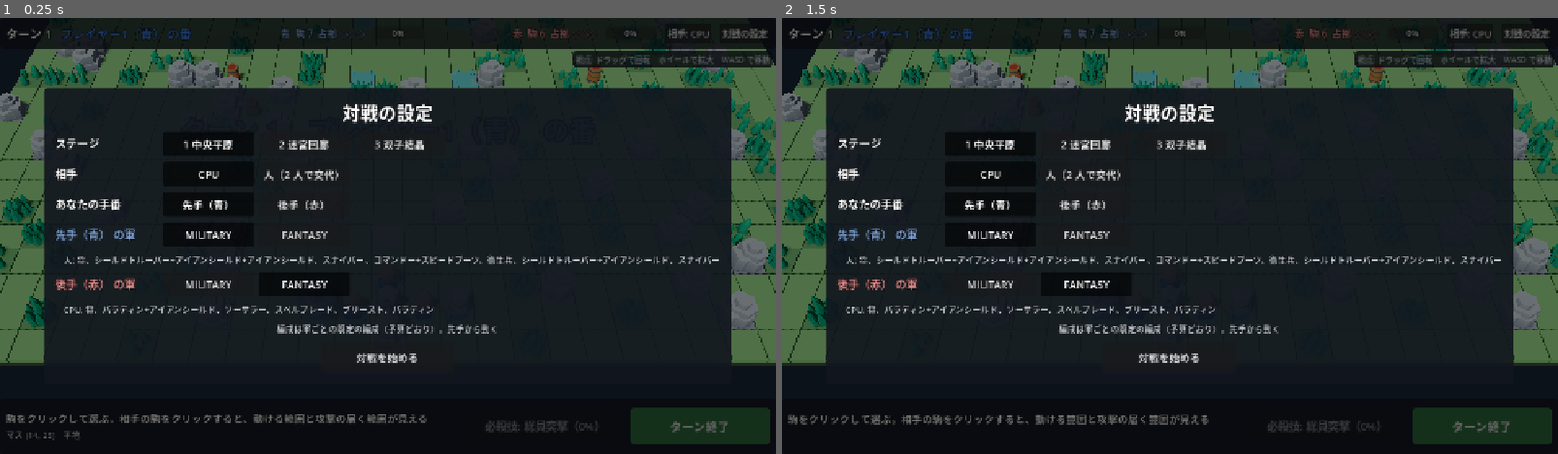
Above: before the commit, frames 1-2 (left to right).
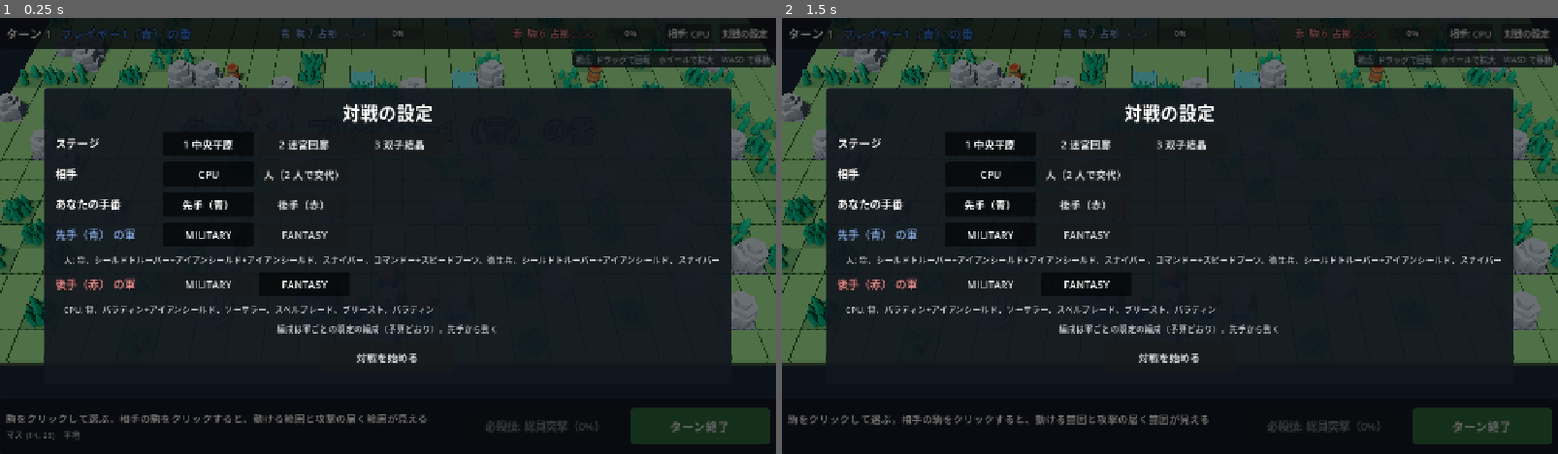
Above: after the commit, the same moments.

Repository: mattyan1053/pj-legion
Game: Godot game, scene res://prototype/board_prototype.tscn
The game is run twice, just before and just after one commit, with the same random seed, the same clock (stepped at 60 frames per second) and the same inputs.
Inputs:
- Up to frame 1 (0.25 s): no input
- Up to frame 2 (1.5 s): click "相手: CPU" at 0.5 s; click "対戦の設定" at 1.25 s

The runs differ from the first frame. In frame 1, 0.2% of the frame differs, in the area x 20-77%, y 7-12%; in frame 2, 0.2%.

Commit message:
:construction: Try bosses nearer the centre, 60 HP and a CPU that hunts at parity
Co-Authored-By: Claude Fable 5.2 <noreply@anthropic.com>
Claude-Session: https://claude.ai/code/session_019skPmzXQSZZCc7mh2s7rnC

Diff:
--- a/rules/board_generator.gd
+++ b/rules/board_generator.gd
@@ -24,7 +24,7 @@
 ## 中ボスの周りの、地形もオブジェクトも置かない広さ（チェビシェフ距離）。
 const MID_BOSS_CLEARING := 1
 ## 上下の本陣のステージ（中央平原・迷宮回廊）で、中ボスを本陣の列から左右へ離す量。
-const MID_BOSS_SPREAD := 8
+const MID_BOSS_SPREAD := 6
 ## 双子結晶で、中ボスを中央の壁から上下へ離す量（壁のいちばん上の行・下の行から、このマス数）。
 const MID_BOSS_WALL_GAP := 4
 ## 迷宮回廊の回復の泉を、本陣の列から左右へ離す量と、真ん中の行から自分の本陣の側へ寄せる量。
--- a/rules/cpu_player.gd
+++ b/rules/cpu_player.gd
@@ -64,12 +64,12 @@
 ## 満たせば、手の空いている駒が中ボスへ向かう。加われる駒の全部で HUNT_COMMIT_TURNS ターンのうちに倒せるところまで来たら、
 ## 手の空いていない駒も向かう。自分の本陣の近く（GUARD_RADIUS 以内）に相手がいる間は、狩らない。
 const HUNT_RADIUS := 14
-const HUNT_FROM_TURN := 6
+const HUNT_FROM_TURN := 4
 const HUNT_ENGAGE_DISTANCE := 5
 const HUNT_TURNS := 6
 const HUNT_COMMIT_TURNS := 2
 const HUNT_MARGIN := 1.25
-const HUNT_SUPERIORITY := 1.0
+const HUNT_SUPERIORITY := 0.8
 ## 相手が狩っているとみなす距離（中ボスからこの距離の中の相手の戦う駒が、削った中ボスを HUNT_TURNS ターンで倒せる）。
 const HUNT_RIVAL_RADIUS := 10
 ## 止めを相手に渡す削り（削ったあとの HP が、次の相手の番に届く相手の攻撃力の合計以下で、
--- a/rules/unit_kind.gd
+++ b/rules/unit_kind.gd
@@ -36,7 +36,7 @@
 	Id.SPELLBLADE: ["スペルブレード", Role.RAIDER, Army.FANTASY, 3, 22, 12, 6, 1],
 	Id.PRIEST: ["プリースト", Role.HEALER, Army.FANTASY, 3, 22, 14, 4, 2],
 	Id.MINION: ["エナジー・コア", Role.NONE, Army.NONE, 0, 12, 4, 2, 1],
-	Id.ELITE_MINION: ["エリートミニオン", Role.NONE, Army.NONE, 0, 80, 10, 2, 2],
+	Id.ELITE_MINION: ["エリートミニオン", Role.NONE, Army.NONE, 0, 60, 10, 2, 2],
 }
 
 
--- a/tools/cpu_matches.gd
+++ b/tools/cpu_matches.gd
@@ -12,6 +12,7 @@
 ##   --rival=PATH    別の版の CPU（スクリプトのパス）と対戦させる。先手・後手は、ステージと軍の組み合わせを一巡するごとに入れ替わる
 ##   --list=1        1 局ごとに 1 行（GAME ...）も出す。シード、ステージ、軍、勝ったプレイヤー、終わり方、ターン、必殺技の回数、
 ##                   倒れた中ボス（ターン:倒した陣営:中ボスの番号）。局を何本かに分けて並べて回し、あとで合わせるときに使う
+##   --stage=N       このステージだけを回す（1〜3）。配置を見るときに、1 つのステージの標本を増やす
 ##   --relic=NAME    プレイヤー1 が、対戦の始めから聖遺物を 1 つ持つ（wisdom = 英知、courage = 勇気。ゲージは足さない）。
 ##                   聖遺物そのものの強さを、狩りの手間と切り離して測る（docs/relic-buff.md の「強さの実測」）
 ##   --hit=N --level=N   「当たりの経験値が N だったら」「1 レベルに要る経験値が N だったら」の見積もりに使う値（既定 15、80）
@@ -212,6 +213,8 @@
 
 	for game in games:
 		var stage := CpuMatch.STAGES[game % CpuMatch.STAGES.size()]
+		if args.has("stage"):
+			stage = args["stage"].to_int() as BoardGenerator.Stage
 		@warning_ignore("integer_division")
 		var pairing := (game / CpuMatch.STAGES.size()) % 4
 		if mixed_only:
